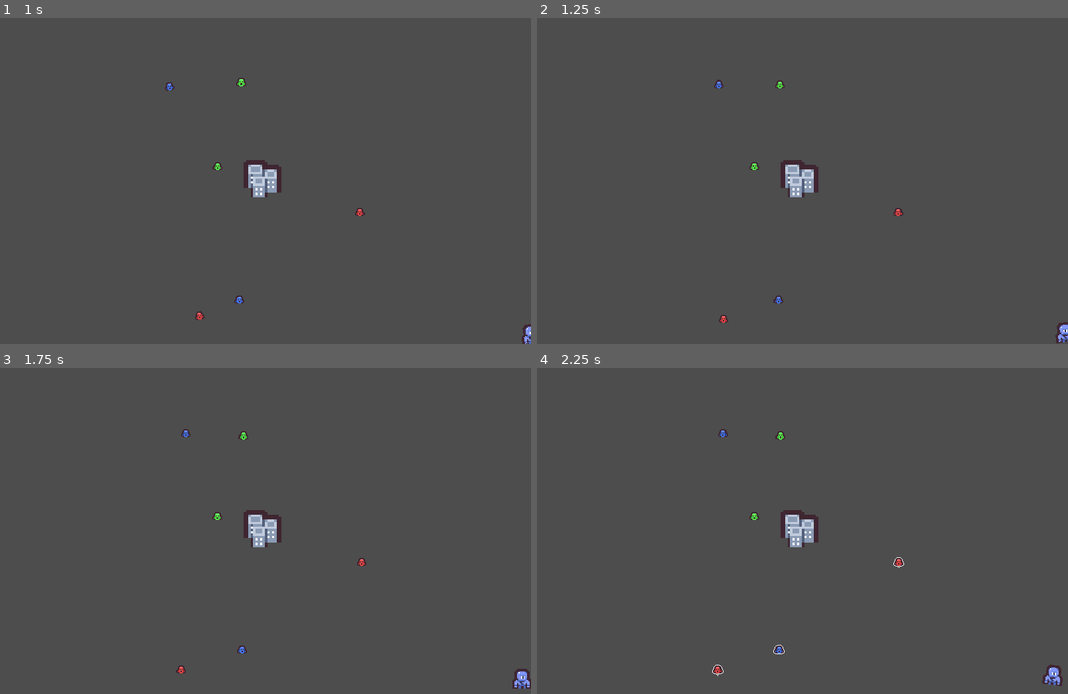
Above: before the commit, frames 1-4 (two rows, left to right).
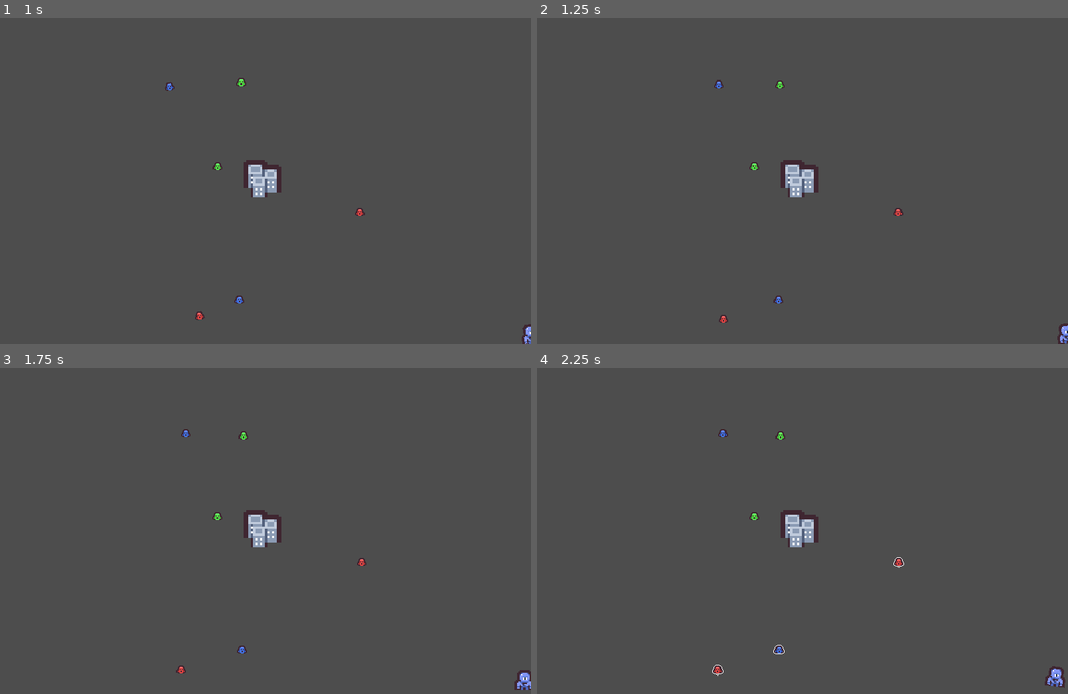
Above: after the commit, the same moments.

Repository: RiddimCrunch/TinyCreature-LudumDare56-
Game: Godot game, scene res://Scenes/World.tscn
Same seed, same stepped clock (60 frames per second), same inputs: the game is played once before the commit and once after it.
Inputs (mouse positions are in pixels of both pictures, inside the frame that each line leads up to):
- Up to frame 1 (1 s): move the mouse to (382, 164) at 0.52 s; hold Right (ui_right) from 0.53 s (still down); click (382, 164) at 0.67 s; tap Space (Jump) at 0.77 s
- Up to frame 2 (1.25 s): keep holding Right (ui_right)
- Up to frame 3 (1.75 s): release Right (ui_right) at 1.25 s; drag from (159, 547) to (525, 684) at 1.27 s
- Up to frame 4 (2.25 s): move the mouse to (855, 459) at 2.02 s; hold Right (ui_right) from 2.03 s (still down); click (855, 459) at 2.17 s

Frame 1 is identical in both runs. In frame 2, 0.1% of the frame differs, in the area x 97-100%, y 93-100%; in frame 3, 0.2%; in frame 4, 0.2%, in the area x 95-100%, y 91-99%.

Commit message:
physics for ennemy

Diff:
--- a/ludumdare/Scenes/Enemy.tscn
+++ b/ludumdare/Scenes/Enemy.tscn
@@ -54,6 +54,7 @@
 
 [node name="Enemy" type="RigidBody2D" groups=["Mechant"]]
 gravity_scale = 0.0
+lock_rotation = true
 contact_monitor = true
 max_contacts_reported = 100
 script = ExtResource("1_kc7uj")
@@ -87,3 +88,5 @@
 1: ExtResource("5_5jheu"),
 2: ExtResource("6_bk088")
 }
+
+[connection signal="body_entered" from="." to="." method="_on_body_entered"]
--- a/ludumdare/Scripts/creature_commander_manager.gd
+++ b/ludumdare/Scripts/creature_commander_manager.gd
@@ -10,11 +10,11 @@
 
 func command_mode(enable: bool):
 	if enable:
-		Input.set_custom_mouse_cursor(preload("res://Assets/Cursor/Flag.png"))
+		Input.set_custom_mouse_cursor(preload("res://Assets/Cursor/flag.png"))
 		box_select.process_mode = Node.PROCESS_MODE_DISABLED
 		line_command.process_mode = Node.PROCESS_MODE_INHERIT
 	else:
-		Input.set_custom_mouse_cursor(preload("res://Assets/Cursor/Lasso.png"))
+		Input.set_custom_mouse_cursor(preload("res://Assets/Cursor/pointer.png"))
 		box_select.process_mode = Node.PROCESS_MODE_INHERIT
 		line_command.process_mode = Node.PROCESS_MODE_DISABLED
 
--- a/ludumdare/Scripts/enemy.gd
+++ b/ludumdare/Scripts/enemy.gd
@@ -4,7 +4,11 @@
 var health = 100
 
 var targetPosition = Vector2()
-var moveSpeed = 50
+
+var move_speed = 50
+var move_response = 5
+var velocity_change = Vector2.ZERO
+
 var rotationSpeed = 0.2
 var angle = 0
 var radius =  100
@@ -28,10 +32,14 @@
 	else:
 		start_rotating()
 
+func _physics_process(delta: float) -> void:
+	apply_central_force(velocity_change * move_response)
+
 func move_toward_center(delta: float) -> void:
 	var target_position_float = Vector2(targetPosition.x, targetPosition.y)
 	var direction = (target_position_float - position).normalized()
-	position += direction * moveSpeed * delta
+	var target_velocity = direction * move_speed
+	velocity_change = target_velocity - linear_velocity
 
 func rotate_around_center(delta: float) -> void:
 	angle += rotationSpeed * delta
@@ -61,3 +69,9 @@
 func die():
 	dead.emit(self)
 	queue_free()
+
+
+func _on_body_entered(body: Node) -> void:
+	if body.is_in_group("Gentil"):
+		apply_central_impulse(-body.velocity_change.normalized() * 150)
+		return
Binary file changed: ludumdare/Assets/Cursor/flag.png
Binary file changed: ludumdare/Assets/Cursor/pointer.png
